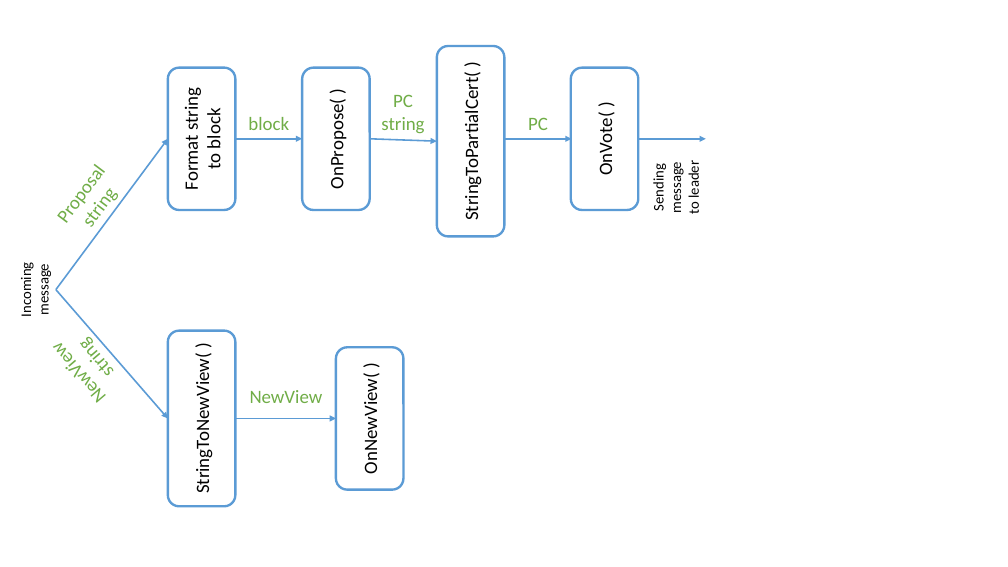
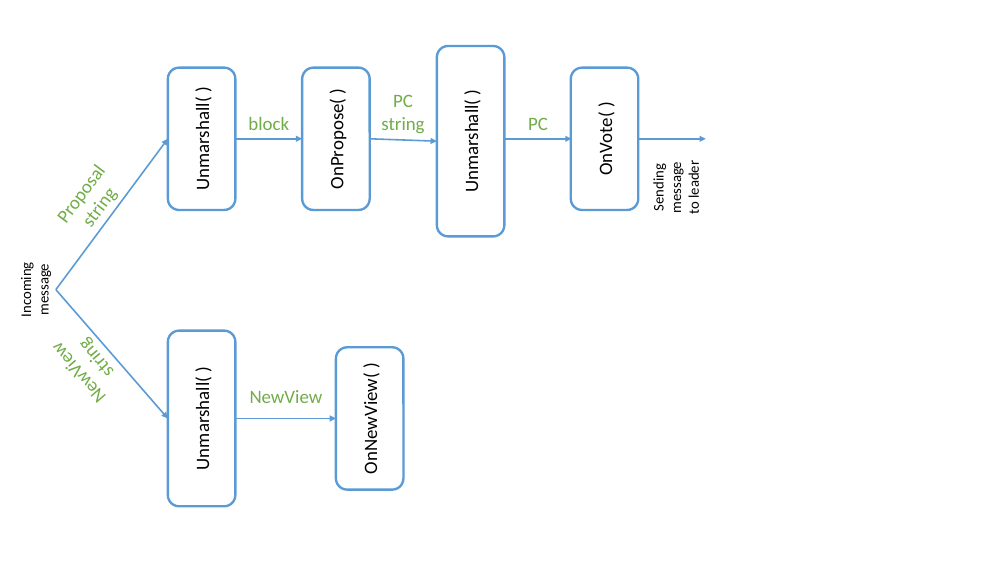
Before and after one commit to sandertungeaspoy/HotstuffWASM, a slide deck: slide 8 of WIP.pptx. Drawn at 1008x567 pixels with LibreOffice and Linux fonts; fonts in the diff are those of the drawing. Boxes give left, top, right and bottom in pixels: in the first picture for what was removed or moved away, otherwise in the second. Text is boxed around its words. In the diff, an @@ line names an element or a change of style, - is before the commit and + after.

```diff
--- a/WIP.pptx
+++ b/WIP.pptx
@@ text in rounded rectangle at box(191, 108, 214, 187): text changed @@
-Format string to block
+Unmarshall( )
@@ text in rounded rectangle at box(460, 110, 483, 190): text changed @@
-StringToPartialCert( )
+Unmarshall( )
@@ text in rounded rectangle at box(191, 388, 214, 467): text changed @@
-StringToNewView( )
+Unmarshall( )
```
Also in this commit, not shown: 4 other slides changed, 1 other file.
